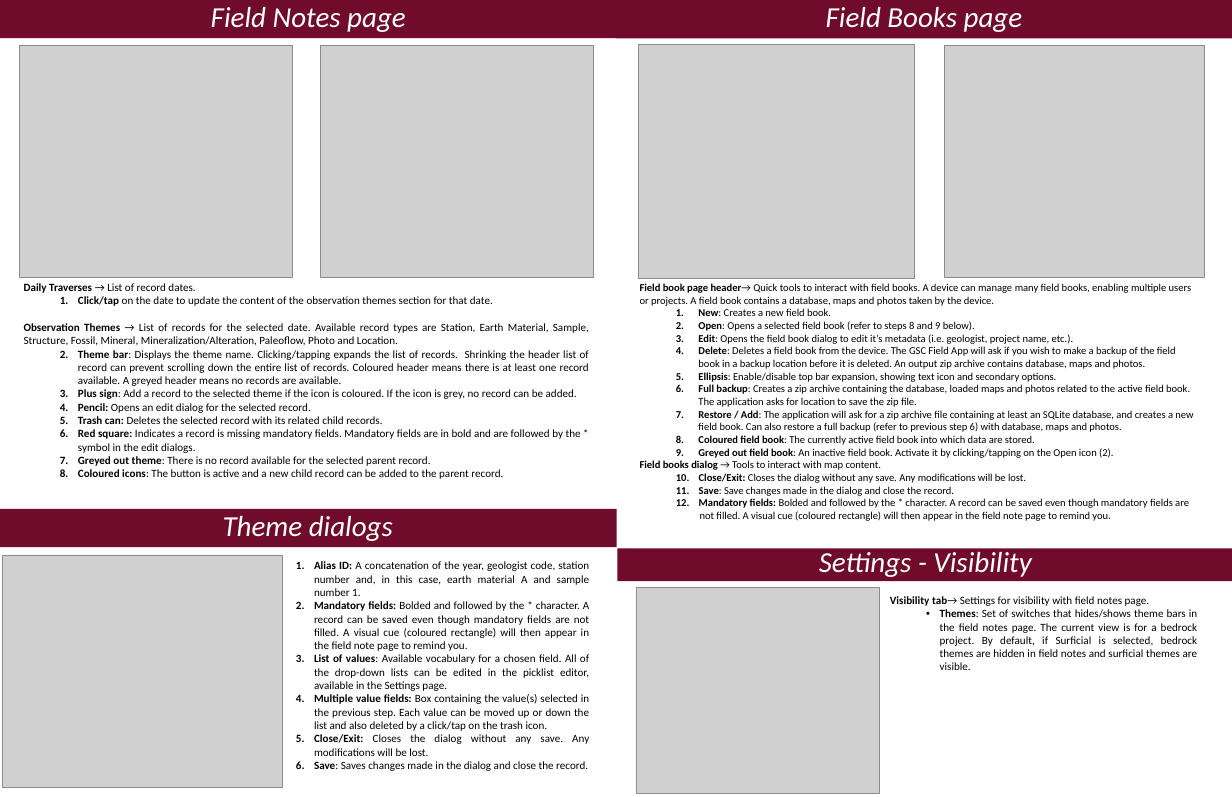
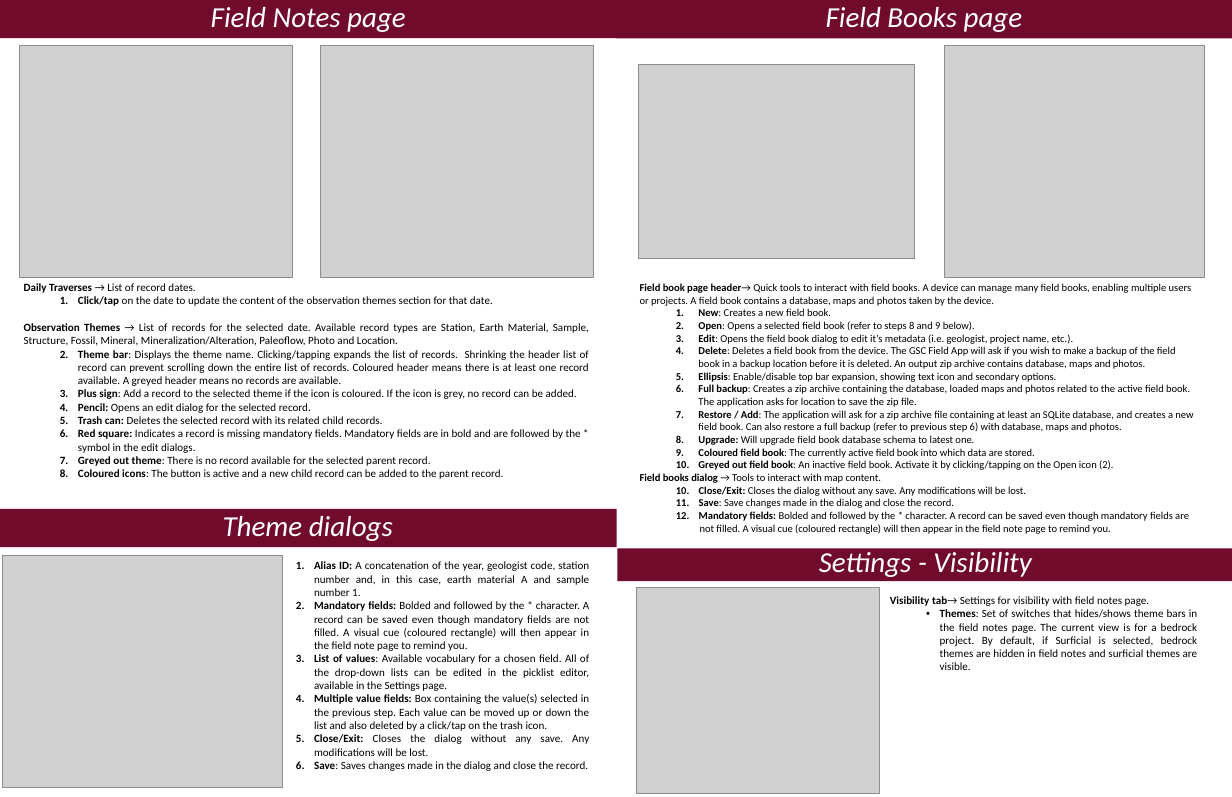
Before and after one commit to NRCan/GSC-Field-Application, a slide deck: slide 2 of Documents/GSC FIELD APP GUIDE PRINTABLE BOOKLET.pptx. Drawn at 1232x797 pixels with LibreOffice and Linux fonts; fonts in the diff are those of the drawing; grey boxes stand for pictures. Boxes give left, top, right and bottom in pixels: in the first picture for what was removed or moved away, otherwise in the second. Text is boxed around its words. In the diff, an @@ line names an element or a change of style, - is before the commit and + after.

Commit message:
#72 updated doc with new upgrade button

```diff
--- a/Documents/GSC FIELD APP GUIDE PRINTABLE BOOKLET.pptx
+++ b/Documents/GSC FIELD APP GUIDE PRINTABLE BOOKLET.pptx
@@ picture: place and size @@
-picture at (638, 44, 915, 278)
+picture at (638, 64, 915, 259)
@@ text at (698, 435, 974, 445): paragraph added @@
+  8. Upgrade: Will upgrade field book database schema to latest one.
```
Also in this commit, not shown: 3 other files.
